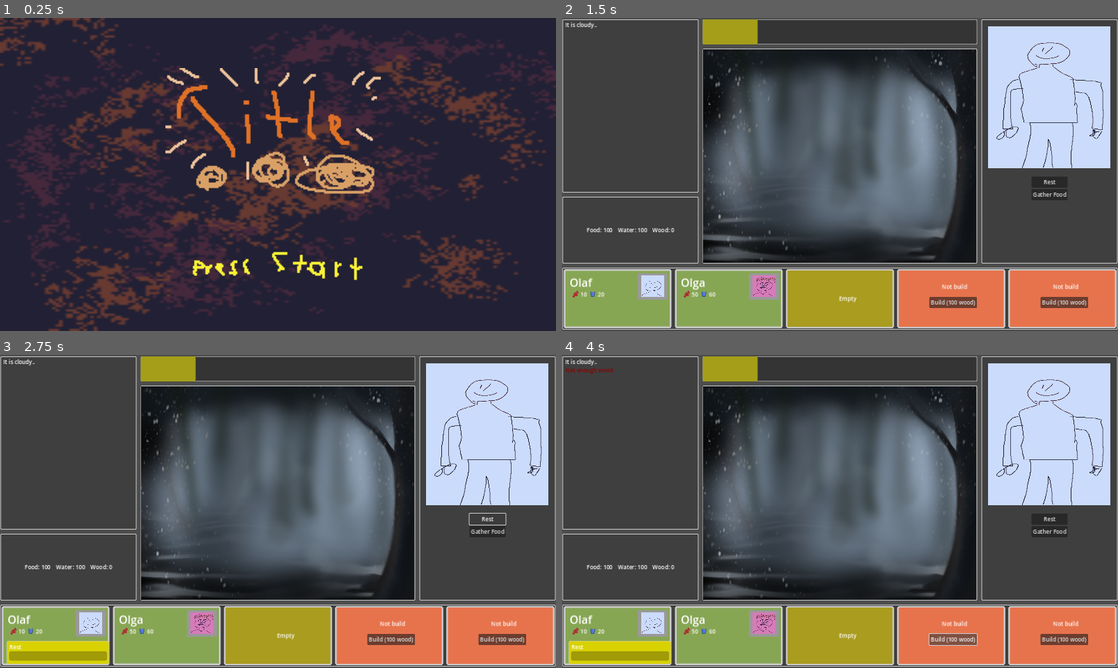
Above: before the commit, frames 1-4 (two rows, left to right).
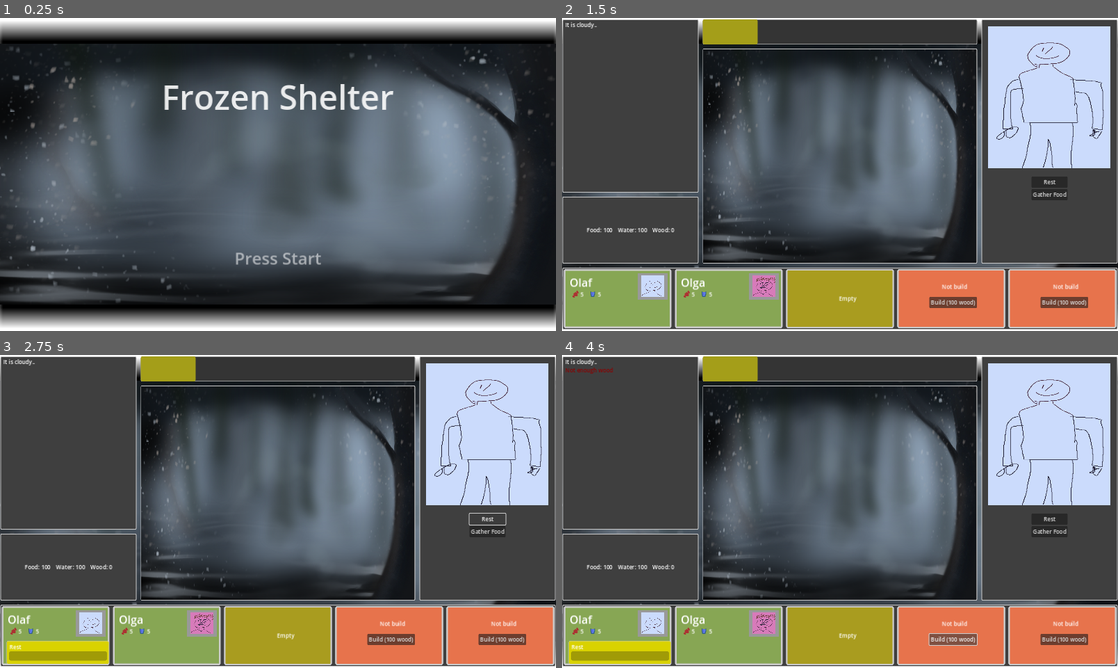
Above: after the commit, the same moments.

Repository: KoB-Kirito/Ludum-Dare-54
Game: Godot game, scene res://game/menu/title_screen.tscn
Two runs of this game, one before a commit and one after it. Both use one fixed random seed, a clock stepped at 60 frames per second and the inputs below.
Inputs (mouse positions are in pixels of both pictures, inside the frame that each line leads up to):
- Up to frame 1 (0.25 s): no input
- Up to frame 2 (1.5 s): tap Enter at 0.5 s; move the mouse to (962, 158) at 0.52 s; click (962, 158) at 0.67 s; click "Start" at 1.25 s
- Up to frame 3 (2.75 s): click "Rest" at 2 s
- Up to frame 4 (4 s): click "Gather Food" at 2.75 s; click "Build (100 wood)" at 3.5 s

The runs differ from the first frame. In frame 1, 80% of the frame differs, in the area x 0-100%, y 0-100%; in frame 2, 3.7%; in frame 3, 3.7%; in frame 4, 3.7%.

Commit message:
adding characterstats and backgrounds

Diff:
--- /dev/null
+++ b/game/actions/gather_ammo.gd
@@ -0,0 +1,15 @@
+class_name GatherAmmo
+extends RestAction
+
+
+## Amount this character can collect
+@export var amount: int = 1
+
+
+func _init() -> void:
+	name = "Gather Ammo"
+	duration = 3
+
+
+func process_finished() -> void:
+	Events.ammo_collected.emit(amount)
--- a/game/main/bed.gd
+++ b/game/main/bed.gd
@@ -37,7 +37,8 @@
 	%Portrait.texture = character.portrait
 	%NameLabel.text = character.name
 	%HungerLabel.text = str(character.hunger)
-	%ThirstLabel.text = str(character.thirst)
+	%ThirstLabel.text = str(character.morale)
+	#Wo kommen die Label her? :(
 
 
 func set_action(action: RestAction) -> void:
--- a/game/main/main.tscn
+++ b/game/main/main.tscn
@@ -1,6 +1,7 @@
-[gd_scene load_steps=52 format=3 uid="uid://bxc0o27g1hsi1"]
+[gd_scene load_steps=56 format=3 uid="uid://bxc0o27g1hsi1"]
 
 [ext_resource type="Script" path="res://game/main/main.gd" id="1_lequ7"]
+[ext_resource type="Texture2D" uid="uid://tf3gdpco850c" path="res://assets/segment.png" id="2_38tj6"]
 [ext_resource type="Script" path="res://game/main/managers/character_manager.gd" id="2_414vw"]
 [ext_resource type="Script" path="res://game/main/managers/phase_manager.gd" id="2_ekfcy"]
 [ext_resource type="PackedScene" uid="uid://gbi8vlb130hx" path="res://game/main/bed.tscn" id="2_yayvv"]
@@ -23,6 +24,7 @@
 [ext_resource type="Texture2D" uid="uid://bd40rskyv06q1" path="res://assets/characters/lizz_portrait.png" id="11_o2e3c"]
 [ext_resource type="Texture2D" uid="uid://drqe5xhh5bres" path="res://assets/characters/robert.png" id="12_7xunt"]
 [ext_resource type="Texture2D" uid="uid://ctajvewrass6y" path="res://assets/characters/robert_portrait.png" id="13_8shjp"]
+[ext_resource type="Script" path="res://game/actions/gather_ammo.gd" id="14_5uwic"]
 [ext_resource type="AudioStream" uid="uid://bgyogqxddrekg" path="res://assets/sounds/shs_cyber_button_ui_shooter_military_2.wav" id="14_443j1"]
 [ext_resource type="Script" path="res://game/main/ui.gd" id="15_vc2hc"]
 [ext_resource type="Script" path="res://game/actions/gather_water.gd" id="17_3u541"]
@@ -45,8 +47,22 @@
 name = "Emily"
 portrait = ExtResource("7_wclki")
 image = ExtResource("6_recy5")
-hunger = 2
-thirst = 3
+healthpoints = 12
+sleep = 5
+hunger = 5
+morale = 5
+happyness = 5
+Location = "Shelter"
+Offense = 5
+Defense = 5
+Loyalty = 5
+Leadership = 5
+Gather = 5
+Trading = 5
+Cooking = 5
+Crafting = 5
+Science = 5
+Medicine = 5
 actions = Array[ExtResource("3_veadd")]([SubResource("Resource_e5twr"), SubResource("Resource_htoye"), SubResource("Resource_mjvpr")])
 
 [sub_resource type="Resource" id="Resource_q8sb1"]
@@ -62,15 +78,29 @@
 
 [sub_resource type="Resource" id="Resource_5eup4"]
 script = ExtResource("18_5ewfh")
-amount = 1
+amount = null
 
 [sub_resource type="Resource" id="Resource_wyucf"]
 script = ExtResource("3_y8oa7")
 name = "Lizz"
 portrait = ExtResource("11_o2e3c")
 image = ExtResource("10_b1hmk")
-hunger = 4
-thirst = 5
+healthpoints = 12
+sleep = 5
+hunger = 5
+morale = 5
+happyness = 5
+Location = "Shelter"
+Offense = 5
+Defense = 5
+Loyalty = 5
+Leadership = 5
+Gather = 5
+Trading = 5
+Cooking = 5
+Crafting = 5
+Science = 5
+Medicine = 5
 actions = Array[ExtResource("3_veadd")]([SubResource("Resource_q8sb1"), SubResource("Resource_ygnup"), SubResource("Resource_2mwpi"), SubResource("Resource_5eup4")])
 
 [sub_resource type="Resource" id="Resource_j4vmn"]
@@ -86,16 +116,55 @@
 
 [sub_resource type="Resource" id="Resource_7rviv"]
 script = ExtResource("18_5ewfh")
-amount = 1
+amount = null
 
 [sub_resource type="Resource" id="Resource_e2foc"]
 script = ExtResource("3_y8oa7")
 name = "Robert"
 portrait = ExtResource("13_8shjp")
 image = ExtResource("12_7xunt")
-hunger = 9
-thirst = 12
+healthpoints = 12
+sleep = 5
+hunger = 5
+morale = 5
+happyness = 5
+Location = "Shelter"
+Offense = 5
+Defense = 5
+Loyalty = 5
+Leadership = 5
+Gather = 5
+Trading = 5
+Cooking = 5
+Crafting = 5
+Science = 5
+Medicine = 5
 actions = Array[ExtResource("3_veadd")]([SubResource("Resource_j4vmn"), SubResource("Resource_fxawy"), SubResource("Resource_iryxt"), SubResource("Resource_7rviv")])
+
+[sub_resource type="Resource" id="Resource_76rie"]
+script = ExtResource("14_5uwic")
+amount = 1
+
+[sub_resource type="Resource" id="Resource_k4xq5"]
+script = ExtResource("3_y8oa7")
+name = ""
+healthpoints = 12
+sleep = 5
+hunger = 5
+morale = 5
+happyness = 5
+Location = "Shelter"
+Offense = 5
+Defense = 6
+Loyalty = 5
+Leadership = 5
+Gather = 5
+Trading = 5
+Cooking = 5
+Crafting = 5
+Science = 5
+Medicine = 5
+actions = Array[ExtResource("3_veadd")]([SubResource("Resource_76rie")])
 
 [sub_resource type="StyleBoxFlat" id="StyleBoxFlat_36111"]
 bg_color = Color(0.247059, 0.247059, 0.247059, 1)
@@ -127,8 +196,22 @@
 name = "Olaf"
 portrait = ExtResource("4_8rwdf")
 image = ExtResource("3_n4fpq")
-hunger = 10
-thirst = 20
+healthpoints = 12
+sleep = 5
+hunger = 5
+morale = 5
+happyness = 5
+Location = "Shelter"
+Offense = 5
+Defense = 5
+Loyalty = 5
+Leadership = 5
+Gather = 5
+Trading = 5
+Cooking = 5
+Crafting = 5
+Science = 5
+Medicine = 5
 actions = Array[ExtResource("3_veadd")]([SubResource("Resource_m02x4"), SubResource("Resource_bumkp")])
 
 [sub_resource type="Resource" id="Resource_32xf0"]
@@ -147,8 +230,22 @@
 name = "Olga"
 portrait = ExtResource("7_pmpj5")
 image = ExtResource("6_8xp8g")
-hunger = 50
-thirst = 60
+healthpoints = 12
+sleep = 5
+hunger = 5
+morale = 5
+happyness = 5
+Location = "Shelter"
+Offense = 5
+Defense = 5
+Loyalty = 5
+Leadership = 5
+Gather = 5
+Trading = 5
+Cooking = 5
+Crafting = 5
+Science = 5
+Medicine = 5
 actions = Array[ExtResource("3_veadd")]([SubResource("Resource_32xf0"), SubResource("Resource_wt2mr"), SubResource("Resource_8tjcw")])
 
 [node name="Main" type="Control"]
@@ -160,12 +257,28 @@
 grow_vertical = 2
 script = ExtResource("1_lequ7")
 
+[node name="Background3" type="Sprite2D" parent="."]
+position = Vector2(800, 450)
+scale = Vector2(41.279, 69.878)
+texture = ExtResource("2_38tj6")
+
+[node name="Background2" type="Sprite2D" parent="."]
+modulate = Color(0, 0, 0, 1)
+position = Vector2(800, 450)
+scale = Vector2(36.8333, 59)
+texture = ExtResource("2_38tj6")
+
+[node name="Background4" type="Sprite2D" parent="."]
+position = Vector2(800, 450)
+scale = Vector2(1, 0.625)
+texture = ExtResource("7_dw64p")
+
 [node name="Logic" type="Node" parent="."]
 
 [node name="CharacterManager" type="Node" parent="Logic"]
 unique_name_in_owner = true
 script = ExtResource("2_414vw")
-characters = Array[ExtResource("3_y8oa7")]([SubResource("Resource_bncd3"), SubResource("Resource_wyucf"), SubResource("Resource_e2foc")])
+characters = Array[ExtResource("3_y8oa7")]([SubResource("Resource_bncd3"), SubResource("Resource_wyucf"), SubResource("Resource_e2foc"), SubResource("Resource_k4xq5")])
 
 [node name="PhaseManager" type="Node" parent="Logic"]
 unique_name_in_owner = true
@@ -266,7 +379,7 @@
 text = "Food: 100
 "
 
-[node name="WaterLabel" type="Label" parent="UI/VBoxContainer/TopContainer/TopLeftContainer/DepotContainer/ResourcesContainer"]
+[node name="MoraleLabel" type="Label" parent="UI/VBoxContainer/TopContainer/TopLeftContainer/DepotContainer/ResourcesContainer"]
 unique_name_in_owner = true
 layout_mode = 2
 text = "Water: 100
--- a/game/menu/main_menu.tscn
+++ b/game/menu/main_menu.tscn
@@ -1,8 +1,9 @@
-[gd_scene load_steps=5 format=3 uid="uid://ck7ehlrgovhus"]
+[gd_scene load_steps=6 format=3 uid="uid://ck7ehlrgovhus"]
 
 [ext_resource type="Script" path="res://game/menu/main_menu.gd" id="1_a3t2g"]
-[ext_resource type="Texture2D" uid="uid://3c15shsugef4" path="res://assets/menu/background.png" id="2_b6wpd"]
+[ext_resource type="Texture2D" uid="uid://tf3gdpco850c" path="res://assets/segment.png" id="2_odvah"]
 [ext_resource type="Texture2D" uid="uid://mdusk21r3mu6" path="res://assets/button.png" id="3_h7w83"]
+[ext_resource type="Texture2D" uid="uid://cnt0mqefrc6ni" path="res://assets/shelter_night.png" id="3_qrujb"]
 [ext_resource type="Texture2D" uid="uid://dfa3s2oxs8btl" path="res://assets/button_focus.png" id="4_rf3t7"]
 
 [node name="MainMenu" type="Control"]
@@ -16,10 +17,39 @@
 main_scene = "res://game/main/main.tscn"
 credits_scene = "res://game/menu/credits.tscn"
 
-[node name="Background" type="Sprite2D" parent="."]
+[node name="Background3" type="Sprite2D" parent="."]
 position = Vector2(800, 450)
-scale = Vector2(10, 6.25)
-texture = ExtResource("2_b6wpd")
+scale = Vector2(41.279, 69.878)
+texture = ExtResource("2_odvah")
+
+[node name="Background2" type="Sprite2D" parent="."]
+modulate = Color(0, 0, 0, 1)
+position = Vector2(800, 450)
+scale = Vector2(36.8333, 59)
+texture = ExtResource("2_odvah")
+
+[node name="Background4" type="Sprite2D" parent="."]
+position = Vector2(800, 450)
+scale = Vector2(1, 0.625)
+texture = ExtResource("3_qrujb")
+
+[node name="Label2" type="Label" parent="."]
+layout_direction = 1
+layout_mode = 1
+anchors_preset = 5
+anchor_left = 0.5
+anchor_right = 0.5
+offset_left = -335.0
+offset_top = 160.0
+offset_right = 335.0
+offset_bottom = 292.0
+grow_horizontal = 2
+theme_override_colors/font_color = Color(1, 1, 1, 0.882353)
+theme_override_font_sizes/font_size = 96
+text = "Frozen Shelter"
+horizontal_alignment = 1
+vertical_alignment = 1
+metadata/_edit_use_anchors_ = true
 
 [node name="VBoxContainer" type="VBoxContainer" parent="."]
 layout_mode = 1
@@ -29,9 +59,9 @@
 anchor_right = 0.5
 anchor_bottom = 0.5
 offset_left = -70.0
-offset_top = -52.0
+offset_top = 110.0
 offset_right = 70.0
-offset_bottom = 52.0
+offset_bottom = 214.0
 grow_horizontal = 2
 grow_vertical = 2
 alignment = 1
--- a/game/menu/title_screen.tscn
+++ b/game/menu/title_screen.tscn
@@ -1,9 +1,27 @@
 [gd_scene load_steps=5 format=3 uid="uid://t83vddn4vvyu"]
 
 [ext_resource type="Script" path="res://game/menu/title_screen.gd" id="1_mwhjw"]
-[ext_resource type="Texture2D" uid="uid://3c15shsugef4" path="res://assets/menu/background.png" id="2_a1im3"]
-[ext_resource type="Texture2D" uid="uid://bx7ulk5ca1st8" path="res://assets/menu/press_start.png" id="3_o2xjw"]
-[ext_resource type="Texture2D" uid="uid://b3ojp5aqhstpm" path="res://assets/menu/title.png" id="4_w3qhg"]
+[ext_resource type="Texture2D" uid="uid://tf3gdpco850c" path="res://assets/segment.png" id="2_46r1s"]
+[ext_resource type="Texture2D" uid="uid://cnt0mqefrc6ni" path="res://assets/shelter_night.png" id="3_cwrvf"]
+
+[sub_resource type="GDScript" id="GDScript_4s735"]
+script/source = "extends Label
+
+
+# Called when the node enters the scene tree for the first time.
+func _ready():
+	pass # Replace with function body.
+
+
+# Called every frame. 'delta' is the elapsed time since the previous frame.
+func _process(delta):
+
+
+	#modulate = Color(white, 0.5f)
+
+
+	pass
+"
 
 [node name="TitleScreen" type="Control"]
 layout_mode = 3
@@ -15,17 +33,57 @@
 script = ExtResource("1_mwhjw")
 main_menu = "res://game/menu/main_menu.tscn"
 
+[node name="Background3" type="Sprite2D" parent="."]
+position = Vector2(800, 450)
+scale = Vector2(41.279, 69.878)
+texture = ExtResource("2_46r1s")
+
+[node name="Background2" type="Sprite2D" parent="."]
+modulate = Color(0, 0, 0, 1)
+position = Vector2(800, 450)
+scale = Vector2(36.8333, 59)
+texture = ExtResource("2_46r1s")
+
 [node name="Background" type="Sprite2D" parent="."]
 position = Vector2(800, 450)
-scale = Vector2(10, 6.25)
-texture = ExtResource("2_a1im3")
+scale = Vector2(1, 0.625)
+texture = ExtResource("3_cwrvf")
 
-[node name="PressStart" type="Sprite2D" parent="."]
-position = Vector2(797, 717)
-scale = Vector2(4, 4)
-texture = ExtResource("3_o2xjw")
+[node name="Label" type="Label" parent="."]
+layout_direction = 1
+layout_mode = 1
+anchors_preset = 8
+anchor_left = 0.5
+anchor_top = 0.5
+anchor_right = 0.5
+anchor_bottom = 0.5
+offset_left = -335.0
+offset_top = 203.0
+offset_right = 335.0
+offset_bottom = 280.0
+grow_horizontal = 2
+grow_vertical = 2
+theme_override_colors/font_color = Color(1, 1, 1, 0.54902)
+theme_override_font_sizes/font_size = 48
+text = "Press Start"
+horizontal_alignment = 1
+vertical_alignment = 1
+script = SubResource("GDScript_4s735")
 
-[node name="Title" type="Sprite2D" parent="."]
-position = Vector2(787, 335)
-scale = Vector2(4, 4)
-texture = ExtResource("4_w3qhg")
+[node name="Label2" type="Label" parent="."]
+layout_direction = 1
+layout_mode = 1
+anchors_preset = 5
+anchor_left = 0.5
+anchor_right = 0.5
+offset_left = -335.0
+offset_top = 160.0
+offset_right = 335.0
+offset_bottom = 227.0
+grow_horizontal = 2
+theme_override_colors/font_color = Color(1, 1, 1, 0.882353)
+theme_override_font_sizes/font_size = 96
+text = "Frozen Shelter"
+horizontal_alignment = 1
+vertical_alignment = 1
+metadata/_edit_use_anchors_ = true
--- a/scripts/character.gd
+++ b/scripts/character.gd
@@ -7,8 +7,31 @@
 @export var portrait: Texture2D
 @export var image: Texture2D
 
-@export var hunger: int
-@export var thirst: int
+
+#Statuspoints
+@export var healthpoints: int = 12
+@export var sleep: int = 5
+@export var hunger: int = 5
+@export var morale: int = 5
+@export var happyness: int = 5
+
+
+@export var Location: String = "Shelter"
+
+#Stats
+@export var Offense: int = 5
+@export var Defense: int = 5
+@export var Loyalty: int = 5
+@export var Leadership: int = 5
+@export var Gather: int = 5
+@export var Trading: int = 5
+@export var Cooking: int = 5
+@export var Crafting: int = 5
+@export var Science: int = 5
+@export var Medicine: int = 5
+
+
+
 # etc..
 
 @export var actions: Array[RestAction]
--- a/scripts/globals.gd
+++ b/scripts/globals.gd
@@ -13,3 +13,7 @@
 	set(value):
 		wood = value
 		Events.wood_changed.emit(value)
+var ammo: int = 0:
+	set(value):
+		ammo = value
+		Events.ammo_changed.emit(value)
